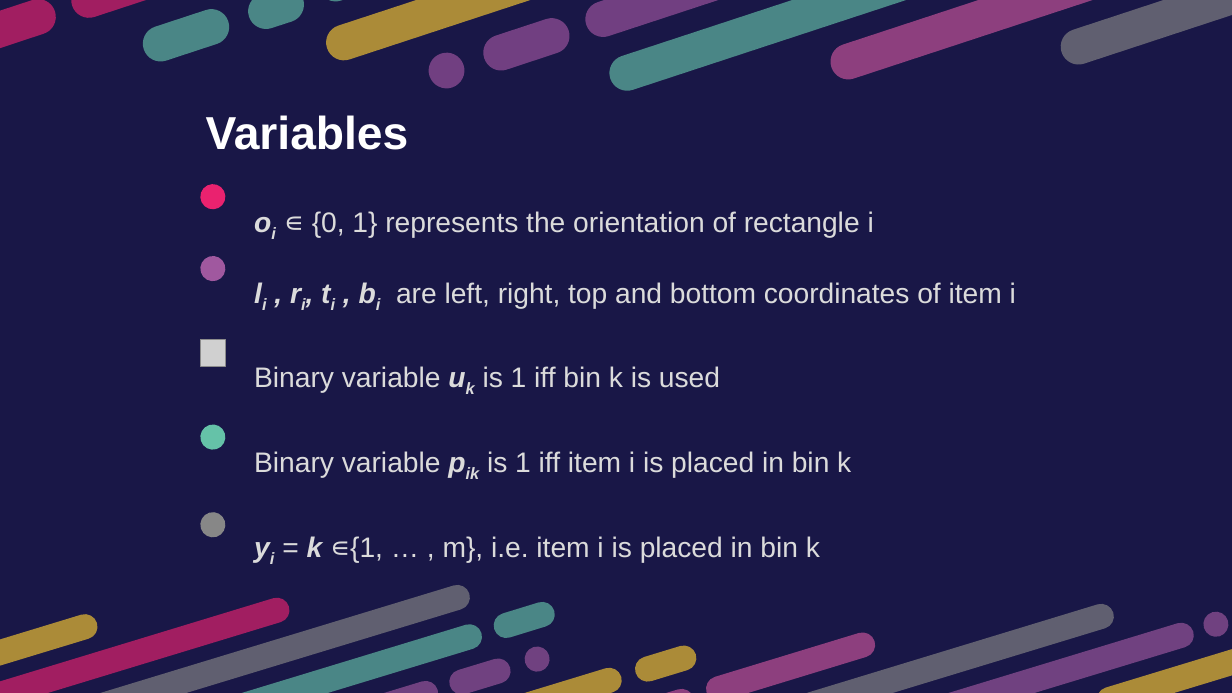
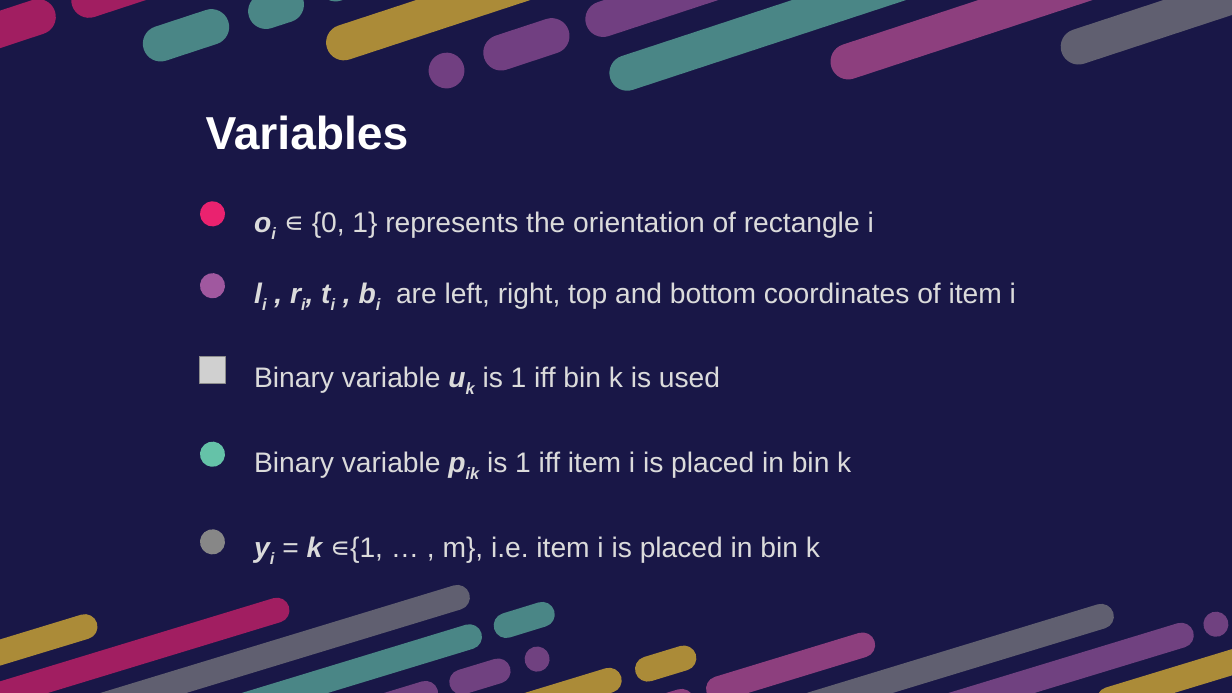
Before and after one commit to htnminh/optimization-project, a slide deck: slide 3 of presentation/CP_and_MIP.pptx. Drawn at 1232x693 pixels with LibreOffice and Linux fonts; fonts in the diff are those of the drawing; grey boxes stand for pictures. Boxes give left, top, right and bottom in pixels: in the first picture for what was removed or moved away, otherwise in the second. Text is boxed around its words. In the diff, an @@ line names an element or a change of style, - is before the commit and + after.

Commit message:
reformatting maths and align things

```diff
--- a/presentation/CP_and_MIP.pptx
+++ b/presentation/CP_and_MIP.pptx
@@ 4 freeform shapes, 1 picture: place and size @@
-4 freeform shapes, 1 picture at [197,182,230,541]
+4 freeform shapes, 1 picture at [196,200,229,559]
```
Also in this commit, not shown: 5 other slides changed.
